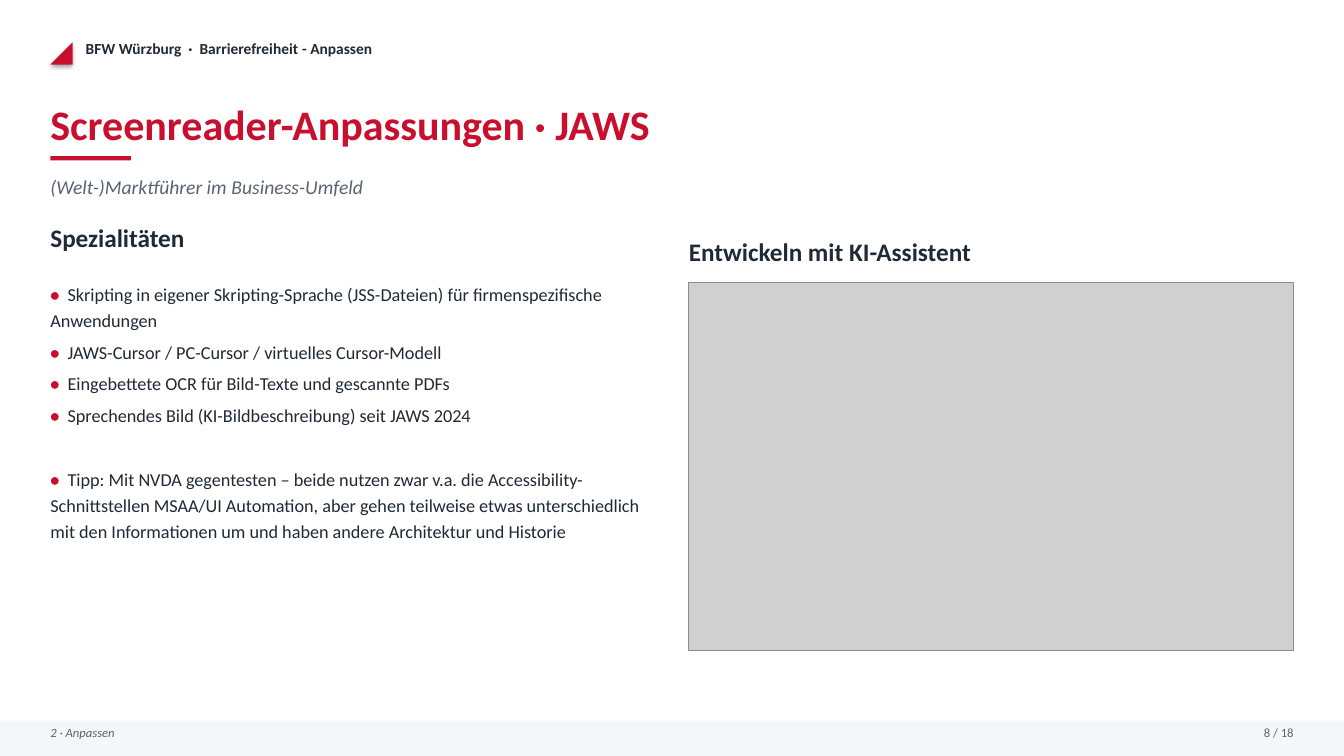
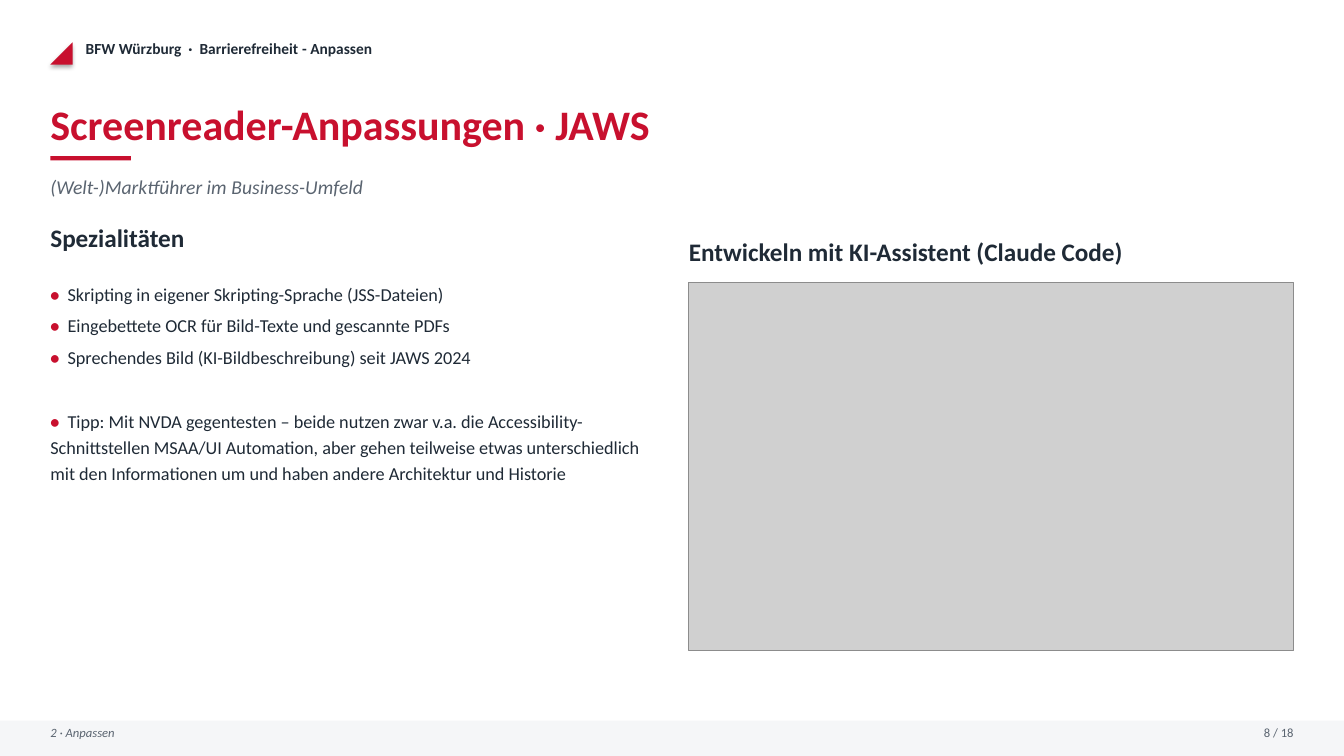
Before and after one commit to EH-BFW/BarrierefreiheitsDemos, a slide deck: slide 7 of Praesentation_Barrierefreiheit.pptx. Drawn at 1344x756 pixels with LibreOffice and Linux fonts; fonts in the diff are those of the drawing; grey boxes stand for pictures. Boxes give left, top, right and bottom in pixels: in the first picture for what was removed or moved away, otherwise in the second. Text is boxed around its words. In the diff, an @@ line names an element or a change of style, - is before the commit and + after.

```diff
--- a/Praesentation_Barrierefreiheit.pptx
+++ b/Praesentation_Barrierefreiheit.pptx
@@ text at [689, 242, 1123, 265]: text changed @@
-Entwickeln mit KI-Assistent
+Entwickeln mit KI-Assistent (Claude Code)
@@ text at [68, 288, 443, 304]: text changed @@
-• Skripting in eigener Skripting-Sprache (JSS-Dateien) für firmenspezifische Anwendungen
-• JAWS-Cursor / PC-Cursor / virtuelles Cursor-Modell
+• Skripting in eigener Skripting-Sprache (JSS-Dateien)
```
Also in this commit, not shown: 12 other slides changed, 1 slide removed.
